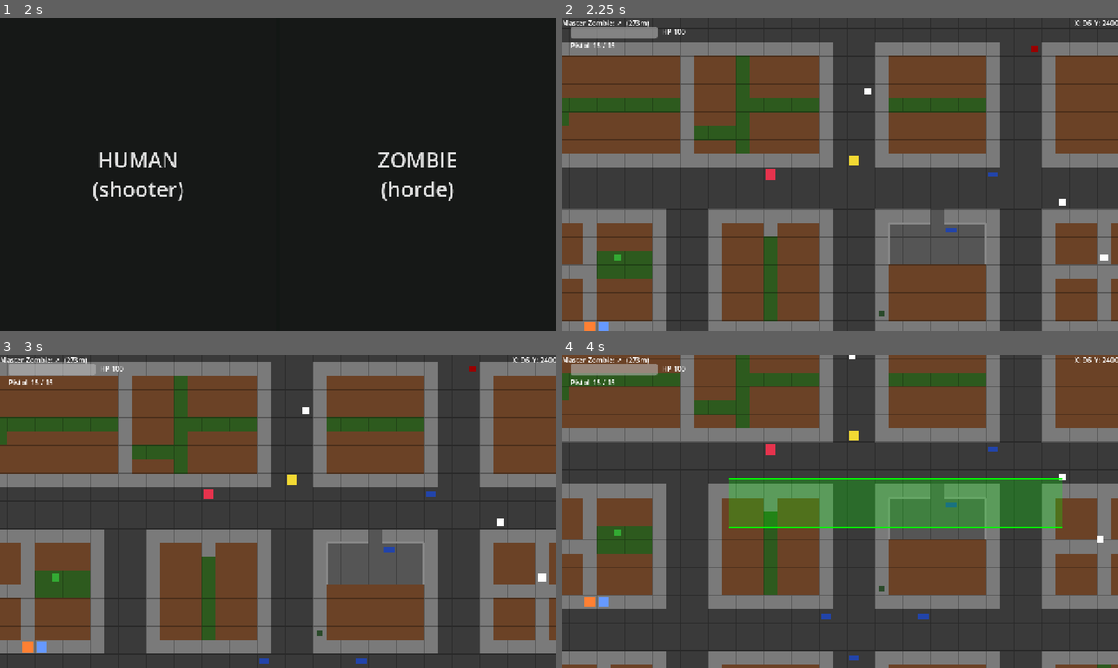
Above: before the commit, frames 1-4 (two rows, left to right).
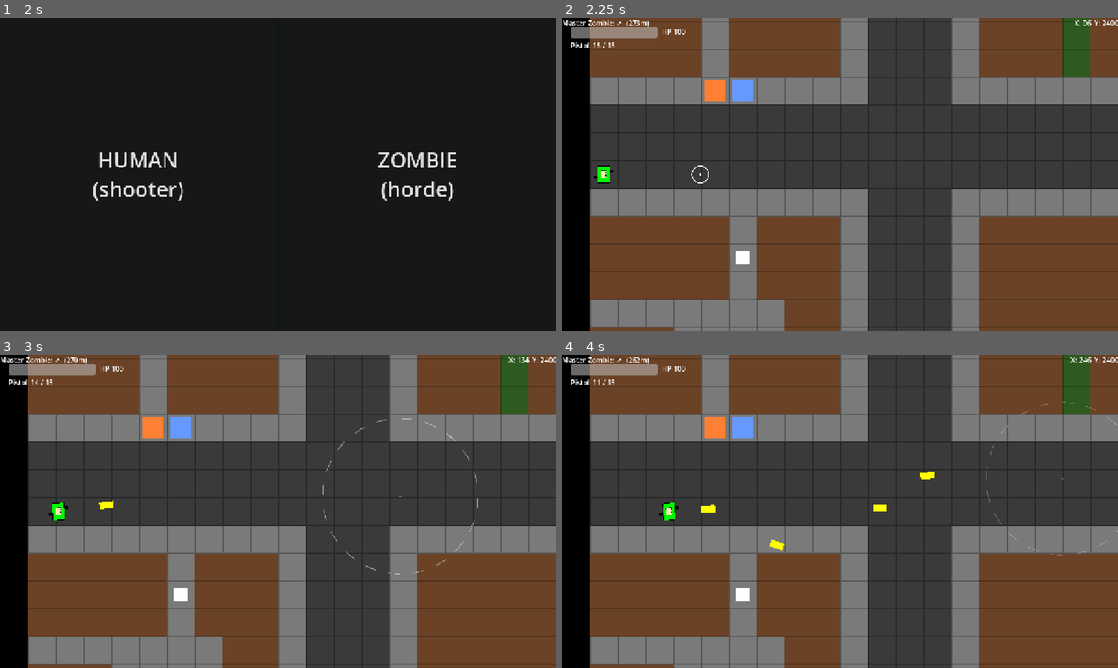
Above: after the commit, the same moments.

Repository: MKBSP/Zombie-game
Game: Godot game, scene res://scenes/ui/main_menu.tscn
Same seed, same stepped clock (60 frames per second), same inputs: the game is played once before the commit and once after it.
Inputs (mouse positions are in pixels of both pictures, inside the frame that each line leads up to):
- Up to frame 1 (2 s): click "PLAY" at 0.5 s; click "SINGLE PLAYER" at 1.25 s
- Up to frame 2 (2.25 s): click "HUMAN (shooter)" at 2 s
- Up to frame 3 (3 s): tap Enter (ui_accept) at 2.75 s; move the mouse to (400, 495) at 2.77 s; hold D (move_right) from 2.78 s (still down); hold Down (cam_down) from 2.78 s (still down); click (400, 495) at 2.92 s
- Up to frame 4 (4 s): tap Enter (ui_accept) at 3.02 s; release D (move_right) at 3.5 s; release Down (cam_down) at 3.5 s; drag from (728, 527) to (1062, 477) at 3.52 s

Frame 1 is identical in both runs. In frame 2, 75% of the frame differs, in the area x 0-100%, y 0-100%; in frame 3, 68%; in frame 4, 69%.
Error before the commit: Parse Error: Identifier "Balance" not declared in the current scope. (res://scenes/shooter/shooter.gd:83)

Commit message:
working on headshots now

Diff:
--- a/project.godot
+++ b/project.godot
@@ -24,6 +24,7 @@
 GameState="*res://scripts/game_state.gd"
 Net="*res://scripts/network.gd"
 _mcp_game_helper="*res://addons/godot_ai/runtime/game_helper.gd"
+Balance="*res://scripts/balance.gd"
 
 [display]
 
--- a/scenes/npc/npc_human.gd
+++ b/scenes/npc/npc_human.gd
@@ -15,21 +15,20 @@
 
 const ZOMBIE_SCENE := preload("res://scenes/zombie/zombie.tscn")
 
-@export var speed: float = 189.0  # 10% slower than the shooter (210)
-@export var max_hp: int = 50
-@export var hide_min: float = 10.0
-@export var hide_max: float = 20.0
-@export var hide_radius: int = 12  # tiles to search for the next hiding spot
-
-const CONVERT_DURATION: float = 5.0
-const FOLLOW_DISTANCE: float = 64.0  # 1 tile behind the shooter
-const FOLLOW_DEADZONE: float = 12.0
+# All tuning comes from Balance.NPC (assigned in _ready).
+var speed: float
+var max_hp: int
+var hide_min: float
+var hide_max: float
+var hide_radius: int
+var CONVERT_DURATION: float
+var FOLLOW_DISTANCE: float
+var FOLLOW_DEADZONE: float
+var NPC_AIM_JITTER: float   # armed-NPC aim error (radians)
+var NPC_VISION_PX: float    # how far it spots zombies
+var MUZZLE_OFFSET: float    # spawn bullets past the NPC's own body
+
 const WALKABLE: Array[String] = ["road", "sidewalk", "grass", "parking"]
-
-## Armed-NPC tuning: random aim error (radians) and how far it spots zombies.
-const NPC_AIM_JITTER: float = 0.25  # ~14 degrees of sloppiness
-const NPC_VISION_PX: float = 384.0  # 6 tiles
-const MUZZLE_OFFSET: float = 40.0   # spawn bullets past the NPC's own body
 
 var hp: int
 
@@ -63,6 +62,18 @@
 
 
 func _ready() -> void:
+	var b: Dictionary = Balance.NPC
+	speed = b.speed
+	max_hp = b.max_hp
+	hide_min = b.hide_min
+	hide_max = b.hide_max
+	hide_radius = b.hide_radius
+	CONVERT_DURATION = b.convert_duration
+	FOLLOW_DISTANCE = b.follow_distance
+	FOLLOW_DEADZONE = b.follow_deadzone
+	NPC_AIM_JITTER = b.aim_jitter
+	NPC_VISION_PX = b.vision_px
+	MUZZLE_OFFSET = b.muzzle_offset
 	hp = max_hp
 	# Logic runs on the server only (true in single player too)
 	set_physics_process(multiplayer.is_server())
--- a/scenes/ui/aim_cursor.gd
+++ b/scenes/ui/aim_cursor.gd
@@ -7,7 +7,7 @@
 
 ## Faintest the ring ever gets, when the cursor is at/over the weapon's
 ## zero-range. It never fully disappears so the player can still aim far.
-const MIN_OPACITY := 0.22
+# Faintest the ring ever gets lives in Balance.AIM.min_opacity.
 
 var _shooter: Node2D = null
 var _gun_tip: Node2D = null
@@ -64,7 +64,7 @@
 	# as the cursor passes the weapon's zero-range. The ring never vanishes — past
 	# optimal range it turns dashed and faint so the player can still aim far.
 	var range_factor: float = clampf(AimModel.damage_mult(w, dist), 0.0, 1.0)
-	var opacity: float = lerpf(MIN_OPACITY, 1.0, range_factor)
+	var opacity: float = lerpf(Balance.AIM.min_opacity, 1.0, range_factor)
 	var in_range: bool = dist <= w.optimal_range_px
 
 	# White normally; green when focus has shrunk the circle below aim_base.
--- a/scenes/world/world.gd
+++ b/scenes/world/world.gd
@@ -18,9 +18,10 @@
 var npc_scene := preload("res://scenes/npc/npc_human.tscn")
 var pickup_scene := preload("res://scenes/pickup/pickup.tscn")
 
-@export var npc_count: int = 5
+# From Balance.WORLD (assigned in _ready).
+var npc_count: int
 ## Testing switch: skip the fog-of-war overlay entirely.
-@export var fog_enabled: bool = false
+var fog_enabled: bool
 
 var shooter: CharacterBody2D = null
 var master_zombie: CharacterBody2D = null
@@ -31,6 +32,8 @@
 var _client_ready: bool = false
 
 func _ready() -> void:
+	npc_count = Balance.WORLD.npc_count
+	fog_enabled = Balance.WORLD.fog_enabled
 	# Shared seed so static scenery (props) looks identical on both peers.
 	# Must run BEFORE any other RNG use so both peers consume it in step.
 	if GameState.multiplayer_active:
--- a/scenes/zombie/fast_zombie.tscn
+++ b/scenes/zombie/fast_zombie.tscn
@@ -33,8 +33,6 @@
 [node name="FastZombie" type="CharacterBody2D" unique_id=1597845788 groups=["fast_zombie", "zombies"]]
 collision_layer = 2
 script = ExtResource("1_foluw")
-speed = 150.0
-contact_dps = 18.0
 
 [node name="Sprite2D" type="Sprite2D" parent="." unique_id=957261396]
 texture = SubResource("GradientTexture2D_48acg")
--- a/scenes/zombie/fat_zombie.tscn
+++ b/scenes/zombie/fat_zombie.tscn
@@ -33,16 +33,11 @@
 [node name="FatZombie" type="CharacterBody2D" unique_id=1597845788 groups=["fat_zombie", "zombies"]]
 collision_layer = 2
 script = ExtResource("1_jwcyb")
-speed = 76.5
-max_hp = 750
-contact_dps = 60.0
 
 [node name="Sprite2D" type="Sprite2D" parent="." unique_id=957261396]
-scale = Vector2(1.5, 1.5)
 texture = SubResource("GradientTexture2D_48acg")
 
 [node name="CollisionShape2D" type="CollisionShape2D" parent="." unique_id=520756258]
-scale = Vector2(1.5, 1.5)
 shape = SubResource("CircleShape2D_wq15x")
 debug_color = Color(0.643508, 0.466133, 0.636578, 0.42)
 
--- a/scenes/zombie/master_zombie.gd
+++ b/scenes/zombie/master_zombie.gd
@@ -1,9 +1,11 @@
 extends CharacterBody2D
 
-@export var speed: float = 60.0
-@export var max_hp: int = 450
-@export var contact_dps: float = 12.0
-@export var vision_range: int = 3
+# Stats come from Balance.MASTER (assigned in _ready).
+var speed: float
+var max_hp: int
+var contact_dps: float
+var vision_range: int
+var _contact_px: float
 
 var hp: int
 var is_dead: bool = false
@@ -19,8 +21,13 @@
 
 
 func _ready() -> void:
+	speed = Balance.MASTER.speed
+	max_hp = Balance.MASTER.max_hp
+	contact_dps = Balance.MASTER.contact_dps
+	vision_range = Balance.MASTER.vision
+	_contact_px = Balance.MASTER.contact_px
 	hp = max_hp
-	scale = Vector2(1.8, 1.8)
+	scale = Vector2(Balance.MASTER.scale, Balance.MASTER.scale)
 	modulate = Color(1.0, 0.2, 0.2)
 	# AI/simulation runs on the server only (true in single player too)
 	set_physics_process(multiplayer.is_server())
@@ -88,7 +95,7 @@
 	if target == null:
 		return
 	var distance := global_position.distance_to(target.global_position)
-	if distance < 48.0:
+	if distance < _contact_px:
 		if target.has_method("take_damage"):
 			target.take_damage(contact_dps * delta)
 
--- a/scenes/zombie/zombie.gd
+++ b/scenes/zombie/zombie.gd
@@ -1,9 +1,11 @@
 extends CharacterBody2D
 
-@export var speed: float = 85.0
-@export var max_hp: int = 150
-@export var contact_dps: float = 12.0
-@export var vision_range: int = 2
+# Stats come from Balance, chosen by group (standard / fast / fat). See _ready().
+var speed: float
+var max_hp: int
+var contact_dps: float
+var vision_range: int
+var _contact_px: float
 
 
 var command_mode: bool = false
@@ -23,6 +25,18 @@
 signal zombie_died(zombie: Node2D)
 
 func _ready() -> void:
+	# Pick the stat block by group: standard / fast / fat all use this script.
+	var stats: Dictionary = Balance.ZOMBIE
+	if is_in_group("fast_zombie"):
+		stats = Balance.FAST
+	elif is_in_group("fat_zombie"):
+		stats = Balance.FAT
+	speed = stats.speed
+	max_hp = stats.max_hp
+	contact_dps = stats.contact_dps
+	vision_range = stats.vision
+	_contact_px = stats.contact_px
+	scale = Vector2(stats.scale, stats.scale)
 	hp = max_hp
 	# AI/simulation runs on the server only (true in single player too)
 	set_physics_process(multiplayer.is_server())
@@ -106,7 +120,7 @@
 	if target == null:
 		return
 	var distance := global_position.distance_to(target.global_position)
-	if distance < 38.0:
+	if distance < _contact_px:
 		if target.has_method("take_damage"):
 			target.take_damage(contact_dps * delta)
 
--- a/scripts/fog_shooter.gd
+++ b/scripts/fog_shooter.gd
@@ -5,19 +5,15 @@
 ## Call update_visibility() every frame with the shooter's tile position and facing angle.
 ## Read the result from the `visibility_image` property.
 
-# Tile grid dimensions (must match your map)
-const GRID_W: int = 47
-const GRID_H: int = 47
-
-# Flashlight settings
-const CONE_DEPTH: int = 5        # tiles forward
-const CONE_HALF_WIDTH: float = 1.5  # tiles at far end (3 wide / 2)
-const DIM_RADIUS: int = 1        # tiles around shooter
-
-# Visibility values written into the image (red channel)
-const VIS_FOG: float = 0.0       # fully hidden
-const VIS_DIM: float = 0.5       # dim radius — 50% visible
-const VIS_FULL: float = 1.0      # flashlight — fully visible
+# Tuning comes from Balance.FOG_SHOOTER (assigned in _ready).
+var GRID_W: int
+var GRID_H: int
+var CONE_DEPTH: int          # tiles forward
+var CONE_HALF_WIDTH: float   # tiles at far end (3 wide / 2)
+var DIM_RADIUS: int          # tiles around shooter
+var VIS_FOG: float           # fully hidden
+var VIS_DIM: float           # dim radius — 50% visible
+var VIS_FULL: float          # flashlight — fully visible
 
 # The output image: 47x47, one pixel per tile. Red channel = visibility.
 var visibility_image: Image
@@ -34,6 +30,15 @@
 
 
 func _ready() -> void:
+	var b: Dictionary = Balance.FOG_SHOOTER
+	GRID_W = b.grid_w
+	GRID_H = b.grid_h
+	CONE_DEPTH = b.cone_depth
+	CONE_HALF_WIDTH = b.cone_half_width
+	DIM_RADIUS = b.dim_radius
+	VIS_FOG = b.vis_fog
+	VIS_DIM = b.vis_dim
+	VIS_FULL = b.vis_full
 	visibility_image = Image.create(GRID_W, GRID_H, false, Image.FORMAT_RGBA8)
 
 
--- a/scripts/fog_zombie_controller.gd
+++ b/scripts/fog_zombie_controller.gd
@@ -10,10 +10,11 @@
 ## Call update_visibility() every frame with the list of all zombie positions and their vision ranges.
 ## Read the result from the `visibility_image` property.
 
-const GRID_W: int = 47
-const GRID_H: int = 47
+# Grid dims + visibility levels come from Balance.FOG_ZC (assigned in _ready).
+var GRID_W: int
+var GRID_H: int
 
-# Tile states
+# Tile states (structural)
 const STATE_UNEXPLORED: int = 0
 const STATE_EXPLORED: int = 1
 const STATE_VISIBLE: int = 2
@@ -24,13 +25,19 @@
 # The output image: 47x47, red channel encodes visibility for the shader
 var visibility_image: Image
 
-# Visibility values for the shader
-const VIS_UNEXPLORED: float = 0.0   # fully black
-const VIS_EXPLORED: float = 0.35    # dimmed — terrain visible, no moving entities
-const VIS_VISIBLE: float = 1.0      # fully visible
+# Visibility values for the shader (from Balance.FOG_ZC)
+var VIS_UNEXPLORED: float   # fully black
+var VIS_EXPLORED: float     # dimmed — terrain visible, no moving entities
+var VIS_VISIBLE: float      # fully visible
 
 
 func _ready() -> void:
+	var b: Dictionary = Balance.FOG_ZC
+	GRID_W = b.grid_w
+	GRID_H = b.grid_h
+	VIS_UNEXPLORED = b.vis_unexplored
+	VIS_EXPLORED = b.vis_explored
+	VIS_VISIBLE = b.vis_visible
 	visibility_image = Image.create(GRID_W, GRID_H, false, Image.FORMAT_RGBA8)
 	# Initialize all tiles as unexplored
 	tile_states.resize(GRID_W * GRID_H)
--- a/scripts/merge_manager.gd
+++ b/scripts/merge_manager.gd
@@ -31,8 +31,7 @@
 # The one zombie kept visible during lock phase
 var _visible_zombie: Node2D = null
 
-# Distance threshold for "touching" (pixels)
-const TOUCH_DISTANCE: float = 30.0
+# Touch distance + lock timing live in Balance.MERGE.
 
 
 func _ready() -> void:
@@ -121,7 +120,7 @@
 			var dist: float = merge_zombies[i].global_position.distance_to(
 				merge_zombies[j].global_position
 			)
-			if dist > TOUCH_DISTANCE:
+			if dist > Balance.MERGE.touch_distance:
 				all_touching = false
 				break
 		if not all_touching:
@@ -133,7 +132,7 @@
 
 func _enter_locked_state() -> void:
 	state = MergeState.LOCKED
-	lock_duration = 2.0 * float(merge_zombies.size())
+	lock_duration = Balance.MERGE.lock_seconds_per_zombie * float(merge_zombies.size())
 	lock_timer = 0.0
 
 	# Calculate midpoint for the visible zombie
Not shown, added: scripts/balance.gd.uid
